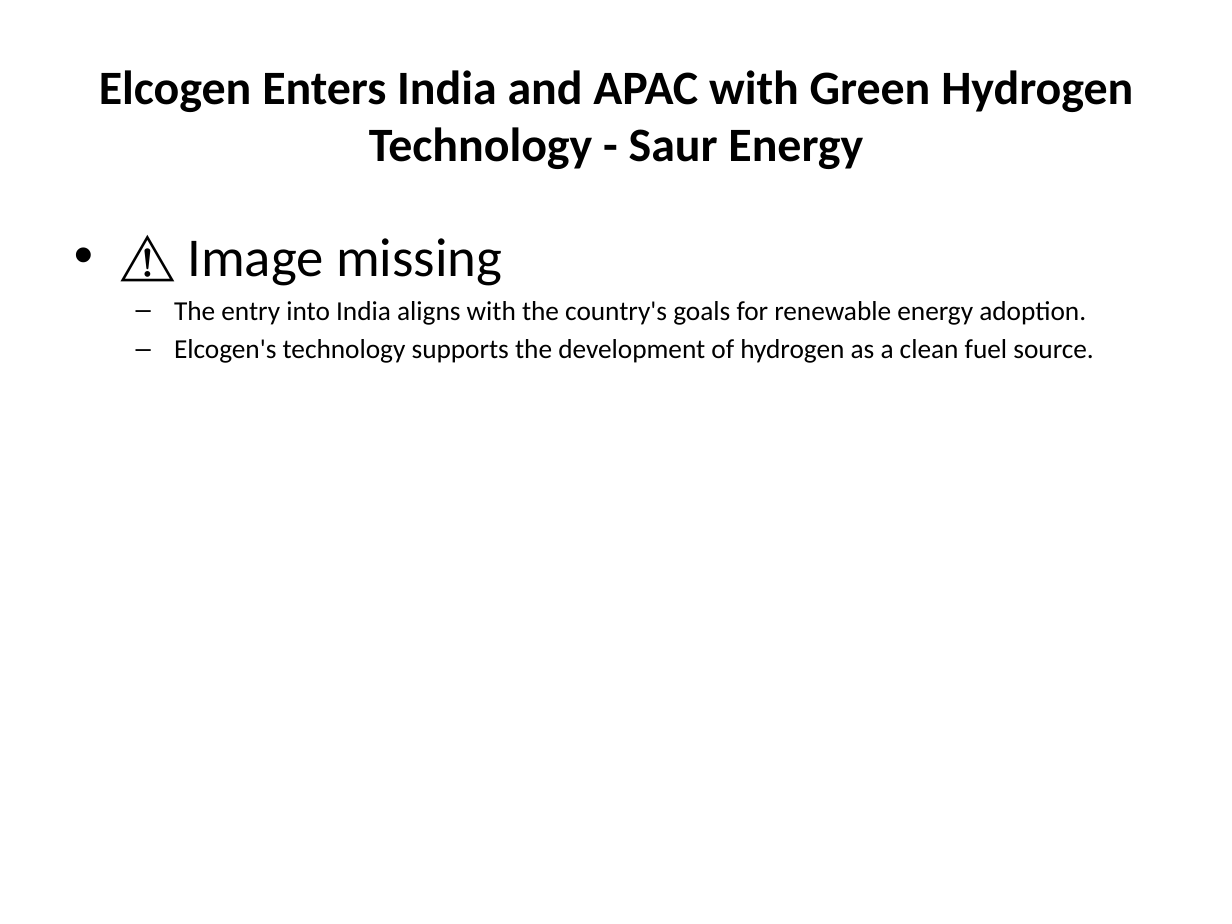
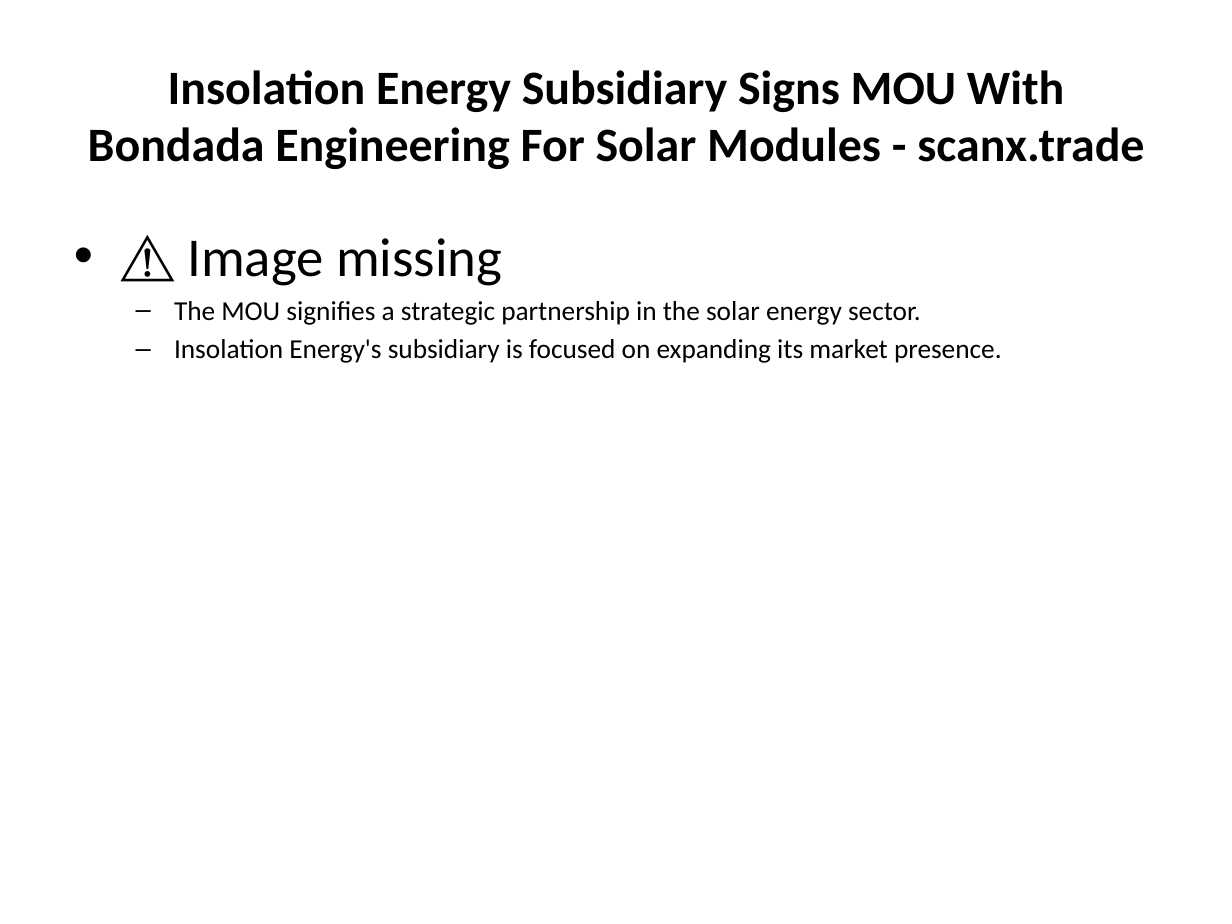
Before and after one commit to gauravsiemens1988/Linkedin-AI-Agent_Personal, a slide deck: slide 4 of drafts/linkedin_carousel.pptx. Drawn at 1232x924 pixels with LibreOffice and Linux fonts; fonts in the diff are those of the drawing. Boxes give left, top, right and bottom in pixels: in the first picture for what was removed or moved away, otherwise in the second. Text is boxed around its words. In the diff, an @@ line names an element or a change of style, - is before the commit and + after.

```diff
--- a/drafts/linkedin_carousel.pptx
+++ b/drafts/linkedin_carousel.pptx
@@ title at [88,70,1144,169]: text changed @@
-Elcogen Enters India and APAC with Green Hydrogen Technology - Saur Energy
+Insolation Energy Subsidiary Signs MOU With Bondada Engineering For Solar Modules - scanx.trade
@@ text at [174,301,1002,363]: text changed @@
-  – The entry into India aligns with the country's goals for renewable energy adoption.
-  – Elcogen's technology supports the development of hydrogen as a clean fuel source.
+  – The MOU signifies a strategic partnership in the solar energy sector.
+  – Insolation Energy's subsidiary is focused on expanding its market presence.
```
Also in this commit, not shown: 5 other slides changed, 1 other file.
